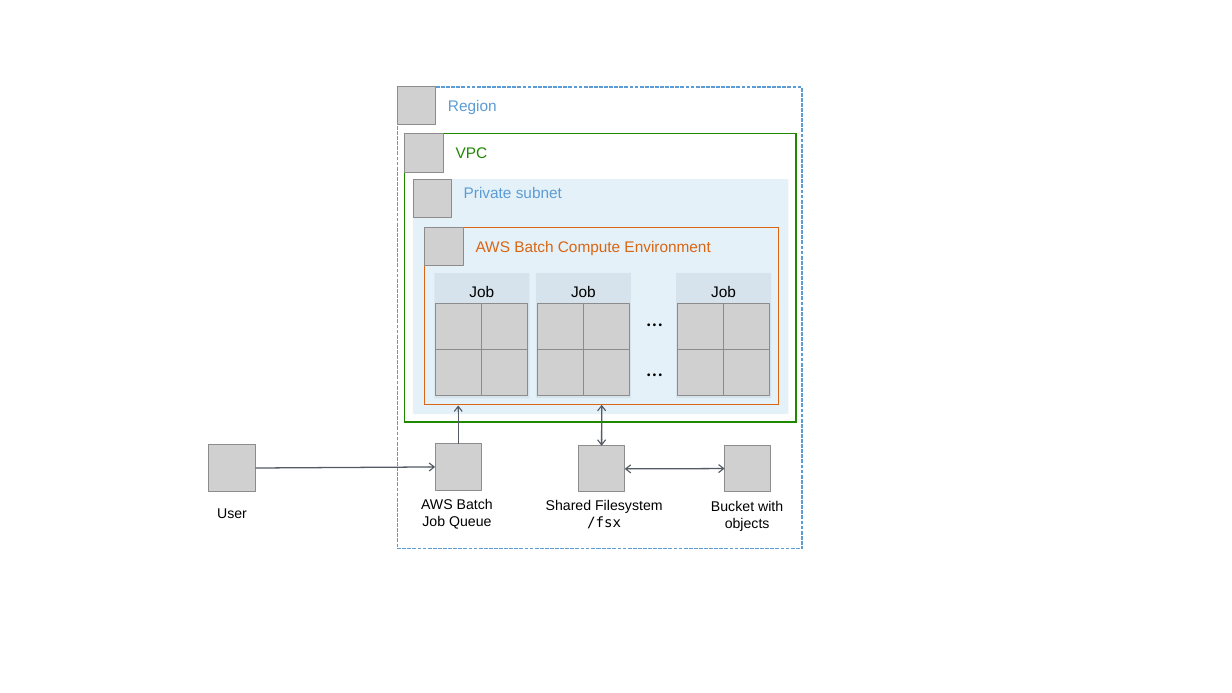
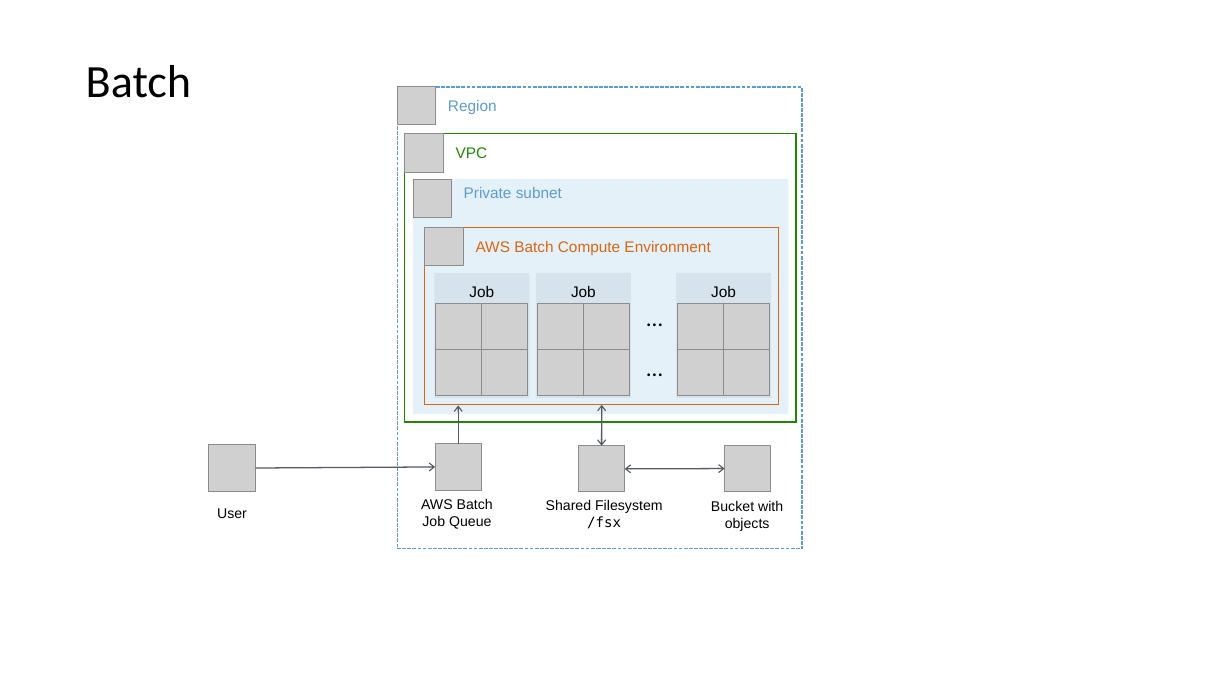
Before and after one commit to aws-samples/awsome-distributed-training, a slide deck: slide 4 of 0.docs/diagrams-templates.pptx. Drawn at 1232x693 pixels with LibreOffice and Linux fonts; fonts in the diff are those of the drawing; grey boxes stand for pictures. Boxes give left, top, right and bottom in pixels: in the first picture for what was removed or moved away, otherwise in the second. Text is boxed around its words. In the diff, an @@ line names an element or a change of style, - is before the commit and + after.

Commit message:
Add batch readme file

```diff
--- a/0.docs/diagrams-templates.pptx
+++ b/0.docs/diagrams-templates.pptx
@@ text added at <box>86,65,191,98</box>, 36 pt, text #000000 @@
+Batch
```
Also in this commit, not shown: 3 other slides changed, 1 other file.
